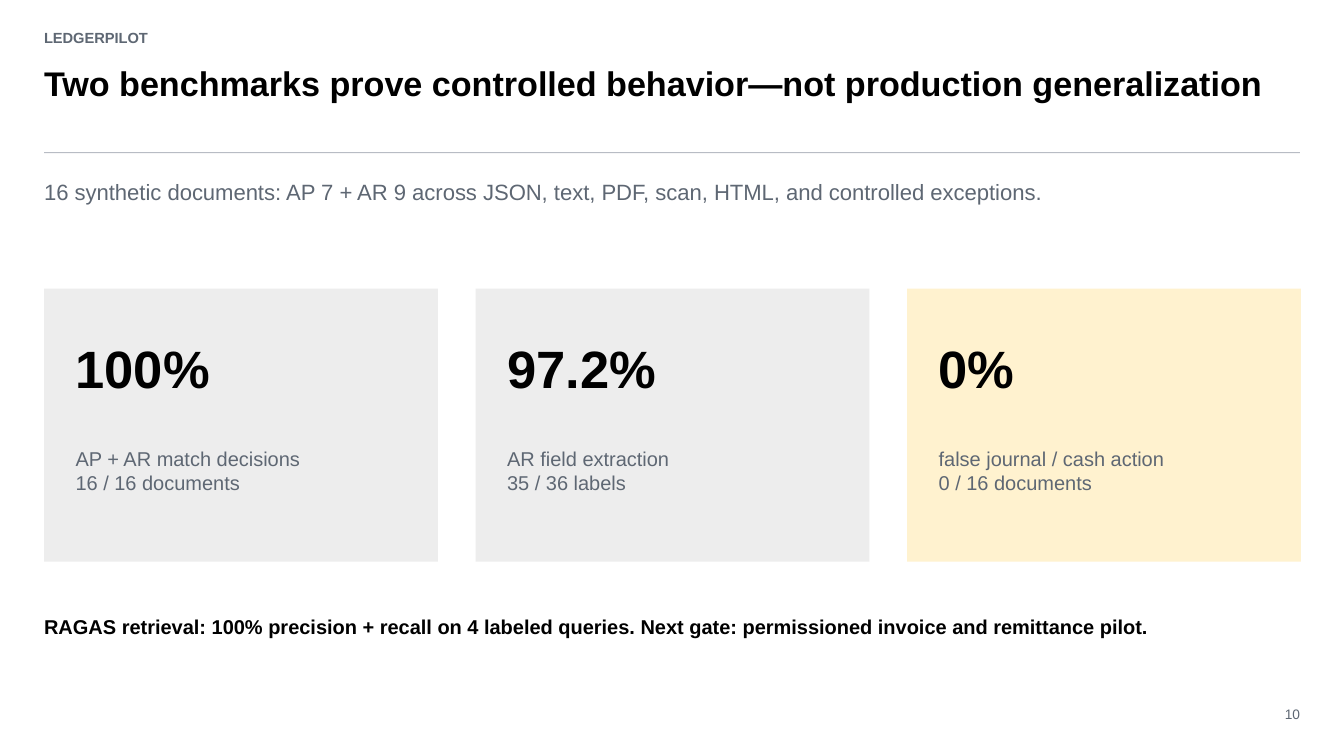
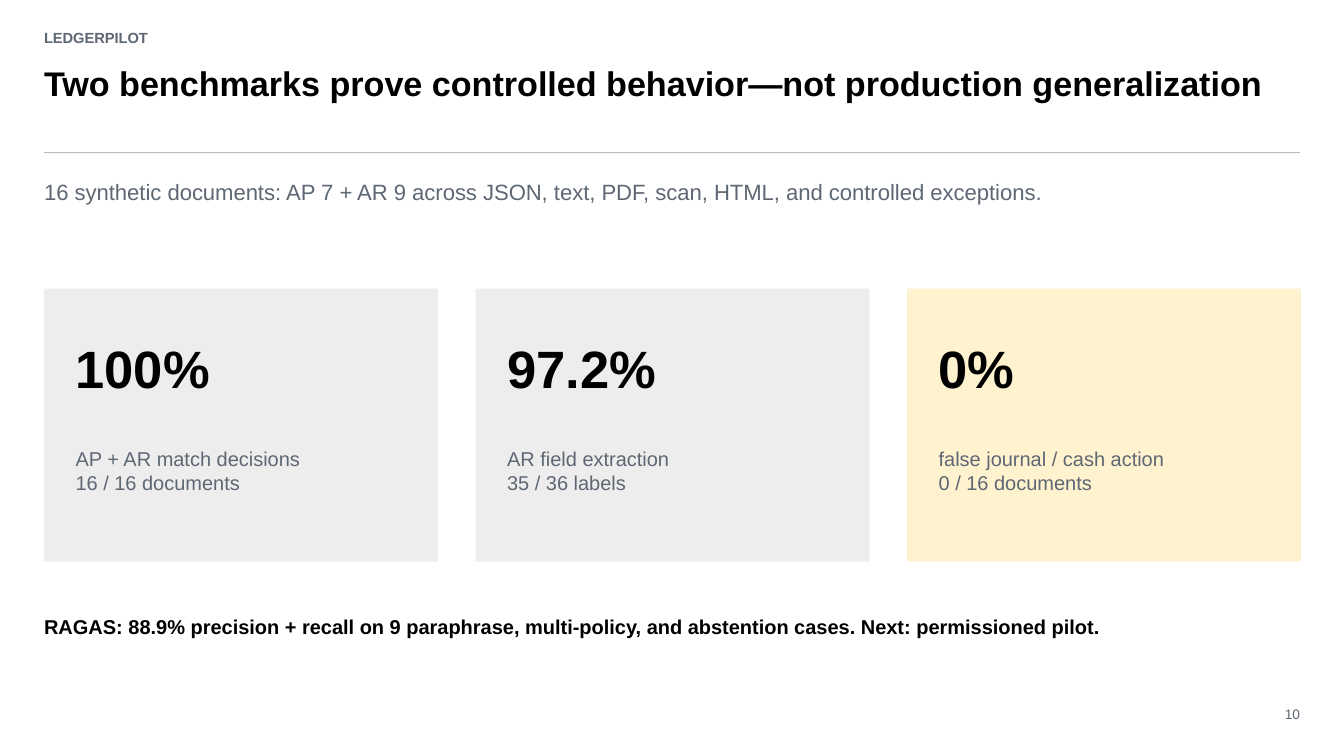
Before and after one commit to saifs1315/Agentic-Invoice-to-Payment, a slide deck: slide 10 of presentation/LedgerPilot_Assignment_Deck.pptx. Drawn at 1344x756 pixels with LibreOffice and Linux fonts; fonts in the diff are those of the drawing. Boxes give left, top, right and bottom in pixels: in the first picture for what was removed or moved away, otherwise in the second. Text is boxed around its words. In the diff, an @@ line names an element or a change of style, - is before the commit and + after.

```diff
--- a/presentation/LedgerPilot_Assignment_Deck.pptx
+++ b/presentation/LedgerPilot_Assignment_Deck.pptx
@@ text at bbox=[44, 619, 1100, 638]: text changed @@
-RAGAS retrieval: 100% precision + recall on 4 labeled queries. Next gate: permissioned invoice and remittance pilot.
+RAGAS: 88.9% precision + recall on 9 paraphrase, multi-policy, and abstention cases. Next: permissioned pilot.
```
Also in this commit, not shown: 2 other slides changed, 26 other files.
